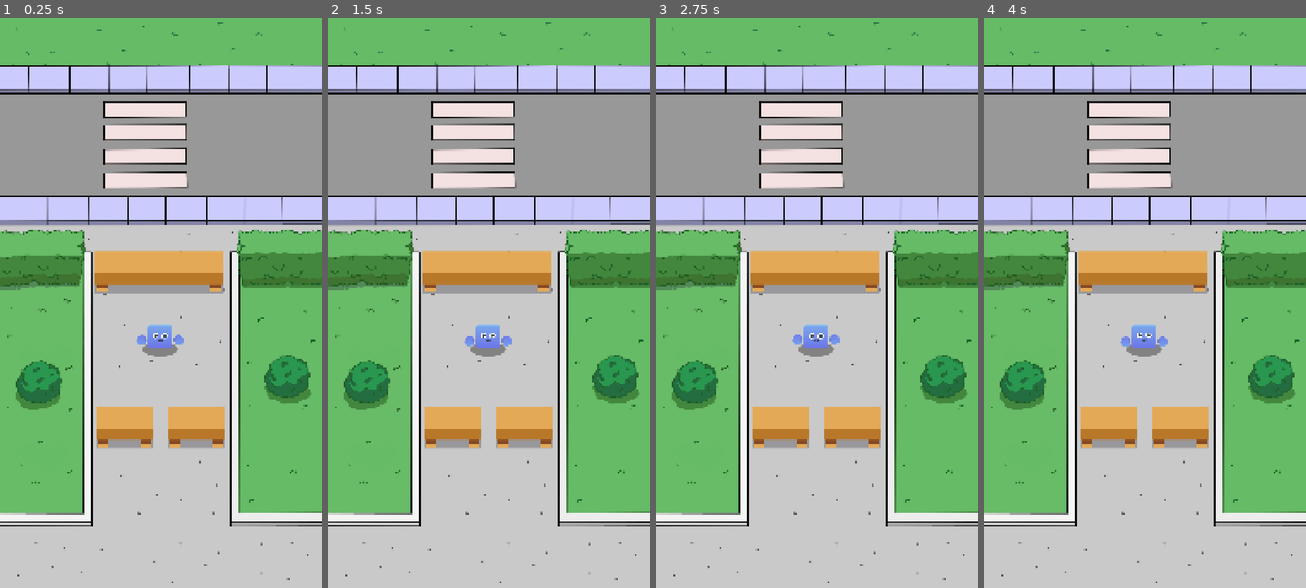
Above: before the commit, frames 1-4 (left to right).
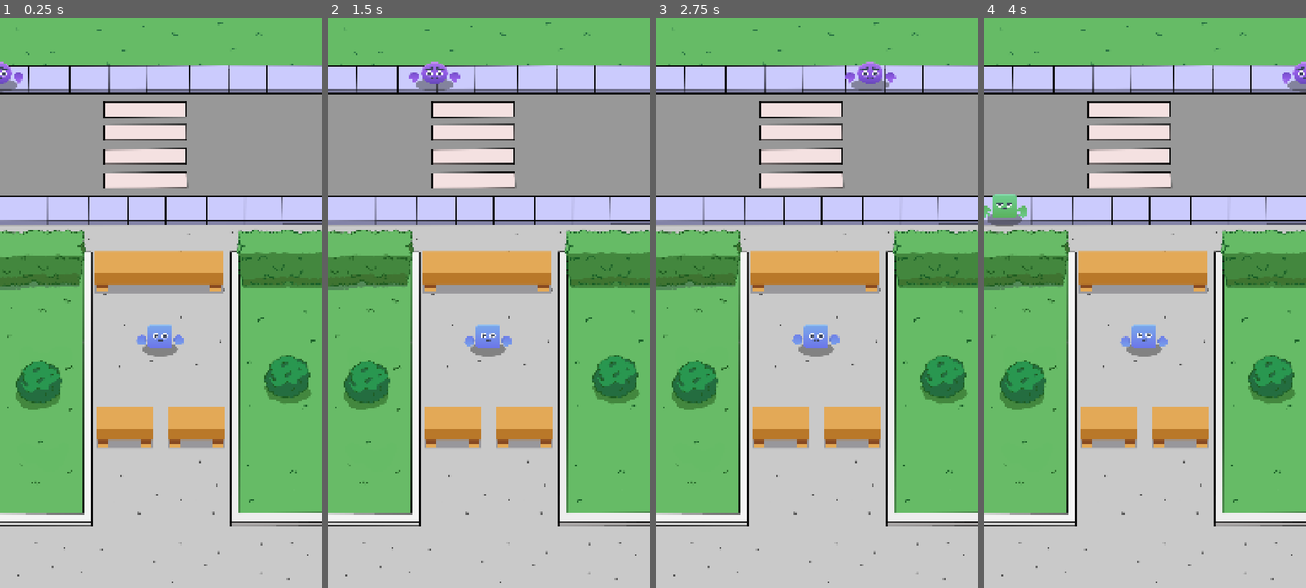
Above: after the commit, the same moments.

Repository: Sergiodevelopersk8/godotcurso2
Game: Godot game, scene res://scenes/Game/game.tscn
Same seed, same stepped clock (60 frames per second), same inputs: the game is played once before the commit and once after it.
Inputs:
- Up to frame 1 (0.25 s): no input
- Up to frame 2 (1.5 s): no input
- Up to frame 3 (2.75 s): no input
- Up to frame 4 (4 s): no input

The runs differ from the first frame. In frame 1, 0.2% of the frame differs, in the area x 0-8%, y 7-14%; in frame 2, 0.5%; in frame 3, 0.5%; in frame 4, 0.8%, in the area x 0-100%, y 7-37%.

Commit message:
paso al video 68

Diff:
--- a/idletycoonclone/scenes/Game/game.tscn
+++ b/idletycoonclone/scenes/Game/game.tscn
@@ -1,10 +1,17 @@
-[gd_scene load_steps=6 format=3 uid="uid://cpbrfn3i5jvui"]
+[gd_scene load_steps=13 format=3 uid="uid://cpbrfn3i5jvui"]
 
 [ext_resource type="Texture2D" uid="uid://i1v6d8iq58ox" path="res://Idle Tycoon Assets/Sprites/Fondo.png" id="1_jm17p"]
 [ext_resource type="Texture2D" uid="uid://dv0tmb053vwcd" path="res://Idle Tycoon Assets/Sprites/Counter.png" id="2_fc1p2"]
 [ext_resource type="Texture2D" uid="uid://drjydg6is1r5f" path="res://Idle Tycoon Assets/Sprites/Counter_half.png" id="3_fc1p2"]
 [ext_resource type="PackedScene" uid="uid://wtwkuvkvgd8h" path="res://scenes/cashier/cashier.tscn" id="4_bfxw3"]
 [ext_resource type="Script" uid="uid://cylrotp8b38t6" path="res://scenes/manager/customer_manager.gd" id="5_7dfdq"]
+[ext_resource type="Script" uid="uid://n8t7oeuf1cdn" path="res://data/customer_data.gd" id="6_5rpqn"]
+[ext_resource type="Resource" uid="uid://bc772q7slvey" path="res://data/customer_green.tres" id="7_yvoo5"]
+[ext_resource type="Resource" uid="uid://dmly0xejtwbcn" path="res://data/customer_pink.tres" id="8_y7cus"]
+[ext_resource type="Resource" uid="uid://bunjlsbwnidby" path="res://data/customer_purple.tres" id="9_wg16f"]
+[ext_resource type="Resource" uid="uid://c3i83okngynmy" path="res://data/customer_red.tres" id="10_u6w8h"]
+[ext_resource type="Resource" uid="uid://b48ikqreww55s" path="res://data/customer_yellow.tres" id="11_ssgoc"]
+[ext_resource type="PackedScene" uid="uid://wc0q8r5de70" path="res://scenes/customer/customer.tscn" id="12_yvoo5"]
 
 [node name="Game" type="Node2D"]
 
@@ -30,7 +37,20 @@
 [node name="Cashier" parent="." instance=ExtResource("4_bfxw3")]
 position = Vector2(536, 1076)
 
-[node name="CustomerManager" type="Node" parent="."]
+[node name="CustomerManager" type="Node" parent="." node_paths=PackedStringArray("spawn_positions")]
 script = ExtResource("5_7dfdq")
+spawn_positions = [NodePath("TopSpawnerPos"), NodePath("BottomSpawnPos")]
+customer_sprites = Array[ExtResource("6_5rpqn")]([ExtResource("7_yvoo5"), ExtResource("8_y7cus"), ExtResource("9_wg16f"), ExtResource("10_u6w8h"), ExtResource("11_ssgoc")])
+customer_scene = ExtResource("12_yvoo5")
 
-[node name="Marker2D" type="Marker2D" parent="CustomerManager"]
+[node name="TopSpawnerPos" type="Marker2D" parent="CustomerManager"]
+position = Vector2(-77, 193)
+
+[node name="BottomSpawnPos" type="Marker2D" parent="CustomerManager"]
+position = Vector2(-77, 640)
+
+[node name="SpawnTimer" type="Timer" parent="CustomerManager"]
+wait_time = 3.5
+autostart = true
+
+[connection signal="timeout" from="CustomerManager/SpawnTimer" to="CustomerManager" method="_on_spawn_timer_timeout"]
--- a/idletycoonclone/scenes/cashier/cashier.tscn
+++ b/idletycoonclone/scenes/cashier/cashier.tscn
@@ -5,6 +5,57 @@
 [ext_resource type="Texture2D" uid="uid://dqbfes1vkfshe" path="res://Idle Tycoon Assets/Sprites/shadow.png" id="1_ks7a0"]
 [ext_resource type="Texture2D" uid="uid://jf60677t635w" path="res://Idle Tycoon Assets/Sprites/Characters/face_a.png" id="2_ks7a0"]
 [ext_resource type="Texture2D" uid="uid://ctjsioplj2qsa" path="res://Idle Tycoon Assets/Sprites/Characters/blue_hand_closed.png" id="3_erpnb"]
+
+[sub_resource type="Animation" id="Animation_erpnb"]
+length = 0.001
+tracks/0/type = "value"
+tracks/0/imported = false
+tracks/0/enabled = true
+tracks/0/path = NodePath("Visuals/Face:position")
+tracks/0/interp = 1
+tracks/0/loop_wrap = true
+tracks/0/keys = {
+"times": PackedFloat32Array(0),
+"transitions": PackedFloat32Array(1),
+"update": 0,
+"values": [Vector2(0, 0)]
+}
+tracks/1/type = "value"
+tracks/1/imported = false
+tracks/1/enabled = true
+tracks/1/path = NodePath("Visuals/HandLeft:position")
+tracks/1/interp = 1
+tracks/1/loop_wrap = true
+tracks/1/keys = {
+"times": PackedFloat32Array(0),
+"transitions": PackedFloat32Array(1),
+"update": 0,
+"values": [Vector2(-62, 18)]
+}
+tracks/2/type = "value"
+tracks/2/imported = false
+tracks/2/enabled = true
+tracks/2/path = NodePath("Visuals/HandRight:position")
+tracks/2/interp = 1
+tracks/2/loop_wrap = true
+tracks/2/keys = {
+"times": PackedFloat32Array(0),
+"transitions": PackedFloat32Array(1),
+"update": 0,
+"values": [Vector2(62, 18)]
+}
+tracks/3/type = "value"
+tracks/3/imported = false
+tracks/3/enabled = true
+tracks/3/path = NodePath("Visuals:scale")
+tracks/3/interp = 1
+tracks/3/loop_wrap = true
+tracks/3/keys = {
+"times": PackedFloat32Array(0),
+"transitions": PackedFloat32Array(1),
+"update": 0,
+"values": [Vector2(1, 1)]
+}
 
 [sub_resource type="Animation" id="Animation_hdeuw"]
 resource_name = "idle"
@@ -77,57 +128,6 @@
 "values": [Vector2(0.9, 1.1), Vector2(1.1, 0.9)]
 }
 
-[sub_resource type="Animation" id="Animation_erpnb"]
-length = 0.001
-tracks/0/type = "value"
-tracks/0/imported = false
-tracks/0/enabled = true
-tracks/0/path = NodePath("Visuals/Face:position")
-tracks/0/interp = 1
-tracks/0/loop_wrap = true
-tracks/0/keys = {
-"times": PackedFloat32Array(0),
-"transitions": PackedFloat32Array(1),
-"update": 0,
-"values": [Vector2(0, 0)]
-}
-tracks/1/type = "value"
-tracks/1/imported = false
-tracks/1/enabled = true
-tracks/1/path = NodePath("Visuals/HandLeft:position")
-tracks/1/interp = 1
-tracks/1/loop_wrap = true
-tracks/1/keys = {
-"times": PackedFloat32Array(0),
-"transitions": PackedFloat32Array(1),
-"update": 0,
-"values": [Vector2(-62, 18)]
-}
-tracks/2/type = "value"
-tracks/2/imported = false
-tracks/2/enabled = true
-tracks/2/path = NodePath("Visuals/HandRight:position")
-tracks/2/interp = 1
-tracks/2/loop_wrap = true
-tracks/2/keys = {
-"times": PackedFloat32Array(0),
-"transitions": PackedFloat32Array(1),
-"update": 0,
-"values": [Vector2(62, 18)]
-}
-tracks/3/type = "value"
-tracks/3/imported = false
-tracks/3/enabled = true
-tracks/3/path = NodePath("Visuals:scale")
-tracks/3/interp = 1
-tracks/3/loop_wrap = true
-tracks/3/keys = {
-"times": PackedFloat32Array(0),
-"transitions": PackedFloat32Array(1),
-"update": 0,
-"values": [Vector2(1, 1)]
-}
-
 [sub_resource type="AnimationLibrary" id="AnimationLibrary_2t7dy"]
 _data = {
 &"RESET": SubResource("Animation_erpnb"),
--- a/idletycoonclone/scenes/customer/customer.gd
+++ b/idletycoonclone/scenes/customer/customer.gd
@@ -6,6 +6,9 @@
 @onready var face: Sprite2D = %Face
 @onready var hand_left: Sprite2D = %HandLeft
 @onready var hand_right: Sprite2D = %HandRight
+@onready var anim_player: AnimationPlayer = $AnimationPlayer
+
+
 
 #funcion que permite actualizar texturas de customer
 func set_sprites(data: CustomerData):
@@ -14,3 +17,6 @@
 	face.texture = data.face
 	hand_left.texture = data.hand
 	hand_right.texture = data.hand
+
+func play_move_anim():
+	anim_player.play("move")
--- a/idletycoonclone/scenes/customer/customer.tscn
+++ b/idletycoonclone/scenes/customer/customer.tscn
@@ -27,6 +27,7 @@
 unique_name_in_owner = true
 
 [node name="ItemBox" type="Control" parent="." index="2"]
+visible = false
 custom_minimum_size = Vector2(100, 100)
 layout_mode = 3
 anchors_preset = 0
--- a/idletycoonclone/scenes/manager/customer_manager.gd
+++ b/idletycoonclone/scenes/manager/customer_manager.gd
@@ -1,2 +1,49 @@
 extends Node
 class_name CustomerManager
+
+#variables
+
+#almacena los dos maker en un array
+@export var spawn_positions: Array[Marker2D]
+#almacena datas de los customers
+@export var customer_sprites: Array[CustomerData]
+
+#instanciar referencia del customer
+@export var customer_scene: PackedScene
+
+func _ready() -> void:
+	spawn_customer()
+
+#funcion para instanciar customer
+func spawn_customer():
+	var customer : Customer = customer_scene.instantiate()
+	#lo agregamos al nodo
+	add_child(customer)
+
+	#obtener sprites randoms
+	var sprite_data : CustomerData = customer_sprites.pick_random()
+	#accedemos al nuevo cliente que creamos
+	customer.set_sprites(sprite_data)
+
+	#variable que almacena los customer randoms
+	var random_start_position : Marker2D = spawn_positions.pick_random()
+	#posición de el customer e inicia en loa marker posicionados
+	customer.global_position = random_start_position.position
+	#animacion del customer
+	customer.play_move_anim()
+
+	#permite animar propiedades de nodos
+	var tween := create_tween()
+	#anima al customer
+	tween.tween_property(customer, "position",
+	customer.position + Vector2.RIGHT * 1300, 4.5)
+	#termina la animacion y destruye la instancia del customer
+	tween.finished.connect(func(): customer.queue_free() )
+
+
+
+
+
+
+func _on_spawn_timer_timeout() -> void:
+	spawn_customer()
